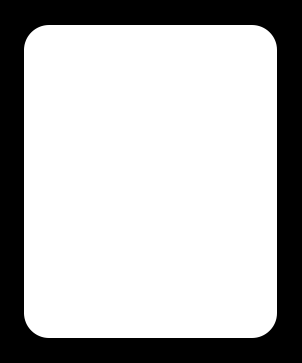
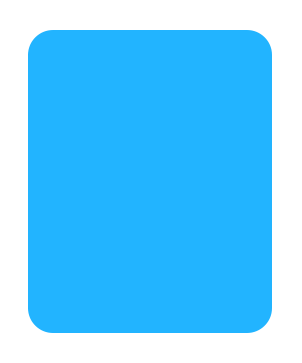
Two versions of the same layered image (302x363). Layer-by-layer changes:
showed "isCommon" (2nd of 2), painted on it, unmasked it over [left=24, top=25, right=277, bottom=338]
hid "card-mask" (1st of 2), painted on it, unmasked it over [left=24, top=25, right=277, bottom=338]
hid "test-BG" (2nd of 3) over [left=0, top=0, right=302, bottom=363]
hid "test-BG" (3rd of 3) over [left=0, top=0, right=302, bottom=363]
